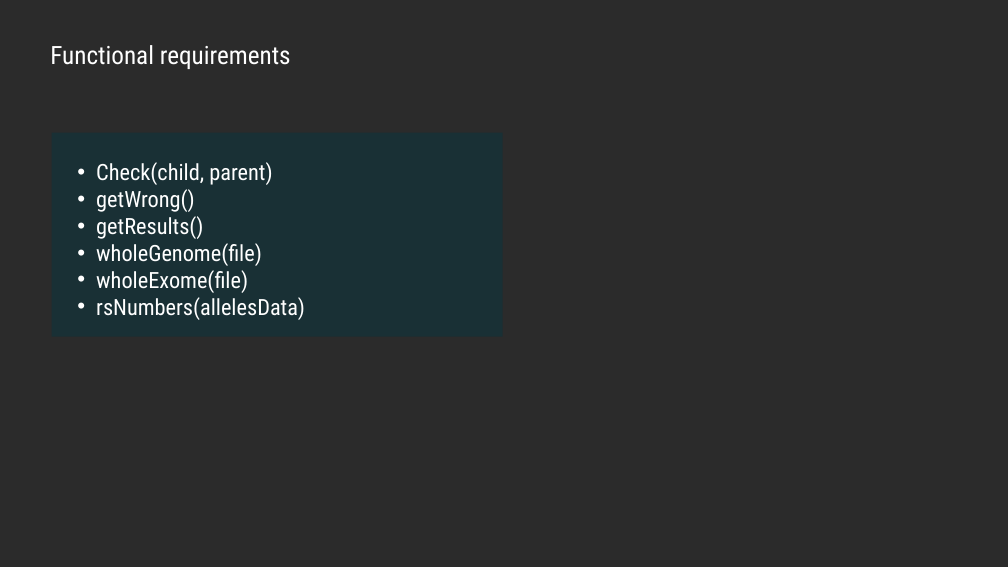
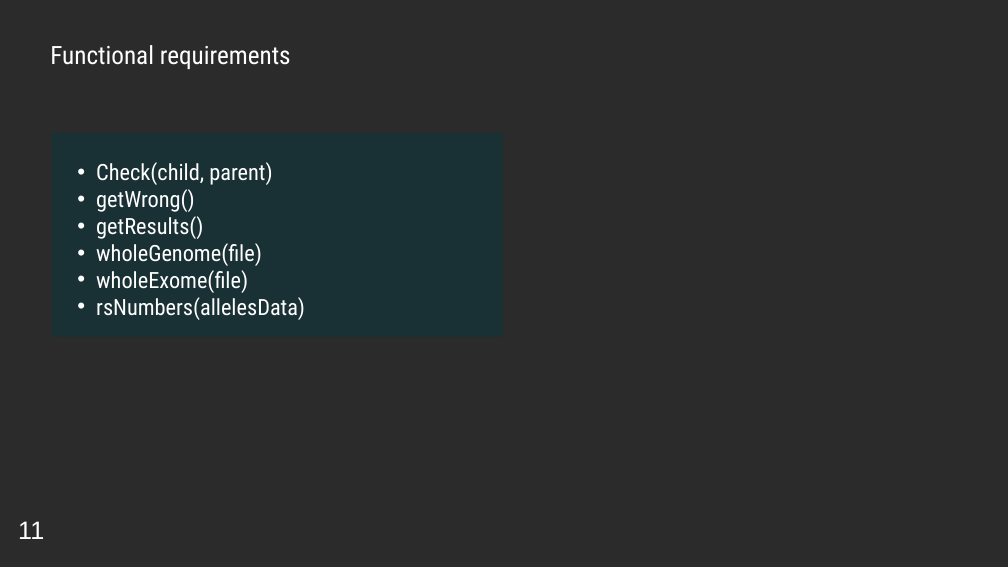
Before and after one commit to YoussifAssem/Genatac, a slide deck: slide 14 of E-Genetics/presentations/SRS (2).pptx. Drawn at 1008x567 pixels with LibreOffice and Linux fonts; fonts in the diff are those of the drawing; background and template pictures are left out; a plain dark background stands for a picture behind light text. Boxes give left, top, right and bottom in pixels: in the first picture for what was removed or moved away, otherwise in the second. Text is boxed around its words. In the diff, an @@ line names an element or a change of style, - is before the commit and + after.

```diff
--- a/E-Genetics/presentations/SRS (2).pptx
+++ b/E-Genetics/presentations/SRS (2).pptx
@@ text added at <box>18,521,44,539</box>, 18 pt, text #FFFFFF @@
+11
```
Also in this commit, not shown: 15 other slides changed.
